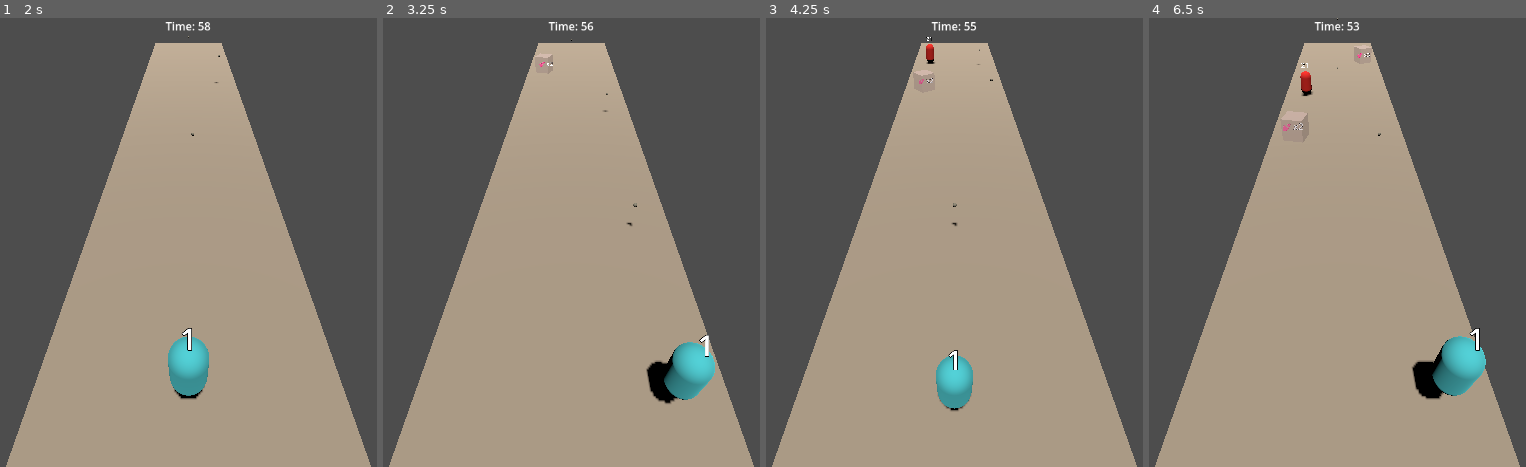
Above: before the commit, frames 1-4 (left to right).
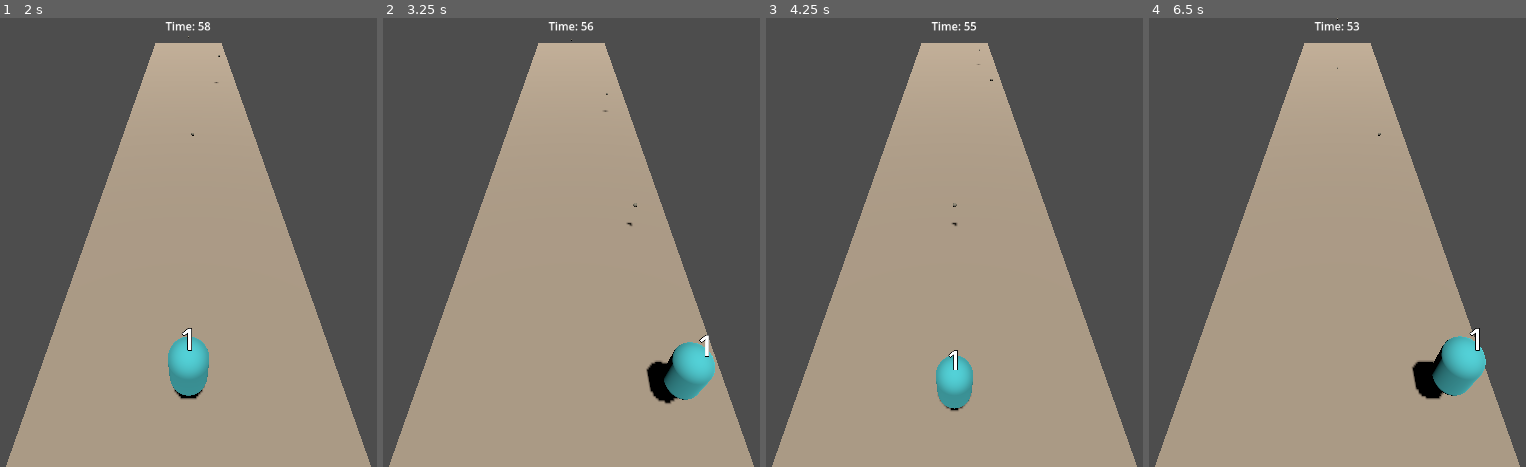
Above: after the commit, the same moments.

Repository: shuhei0916/music-shooter
Game: Godot game, scene res://main.tscn
The game is run twice, just before and just after one commit, with the same random seed, the same clock (stepped at 60 frames per second) and the same inputs.
Inputs:
- Up to frame 1 (2 s): tap Enter (ui_accept) at 0.5, 0.77, 1.52 s; hold Right (ui_right) 0.53-1.28 s; hold Left (ui_left) from 1.28 s (still down)
- Up to frame 2 (3.25 s): release Left (ui_left) at 2.03 s; hold Right (ui_right) from 2.03 s (still down); tap Enter (ui_accept) at 3.02 s
- Up to frame 3 (4.25 s): release Right (ui_right) at 3.53 s; hold Left (ui_left) from 3.53 s (still down); tap Enter (ui_accept) at 3.77 s
- Up to frame 4 (6.5 s): tap Enter (ui_accept) at 4.52, 6.02 s; release Left (ui_left) at 5.78 s; hold Right (ui_right) from 5.78 s (still down)

Frame 1 is identical in both runs. In frame 2, less than 0.1% of the frame differs, in the area x 41-46%, y 8-13%; in frame 3, 0.1%; in frame 4, 0.3%, in the area x 35-59%, y 6-28%.
Error after the commit: Invalid assignment of property or key 'soundfont' with value of type 'String' on a base object of type 'Node'. (res://main.gd:11)

Commit message:
Add MIDI player setup and resource references in main scene

Diff:
--- a/main.gd
+++ b/main.gd
@@ -4,7 +4,14 @@
 
 var player
 
+@onready var midi_player = $MidiPlayer
+
 func _ready():
+	# Setup MidiPlayer
+	midi_player.soundfont = "res://music/GeneralUser-GS.sf2"
+	midi_player.file = "res://music/ABBA_-_Dancing_Queen.mid"
+	midi_player.play()
+
 	player = get_node("Player")
 	player.hp_changed.connect(_on_player_hp_changed)
 	player.game_over_signal.connect(_on_game_over)
--- a/main.tscn
+++ b/main.tscn
@@ -6,6 +6,7 @@
 [ext_resource type="PackedScene" uid="uid://c1w2w3g4h5j6h" path="res://enemy.tscn" id="4_enemy"]
 [ext_resource type="PackedScene" uid="uid://d2w3w4g5h6j7h" path="res://gate.tscn" id="5_gate"]
 [ext_resource type="PackedScene" uid="uid://d3w4w5g6h7j8h" path="res://game_ui.tscn" id="6_ui"]
+[ext_resource type="Script" uid="uid://bwch5nk77teaf" path="res://addons/midi/MidiPlayer.gd" id="7_272bh"]
 
 [sub_resource type="BoxShape3D" id="BoxShape3D_ground"]
 size = Vector3(10, 1, 100)
@@ -47,3 +48,8 @@
 
 [node name="MeshInstance3D" type="MeshInstance3D" parent="Ground"]
 mesh = SubResource("PlaneMesh_ground")
+
+[node name="MidiPlayer" type="Node" parent="."]
+script = ExtResource("7_272bh")
+soundfont = "res://music/GeneralUser-GS.sf2"
+metadata/_custom_type_script = "uid://bwch5nk77teaf"
Not shown: 1 places in main.tscn that only renumber resources
